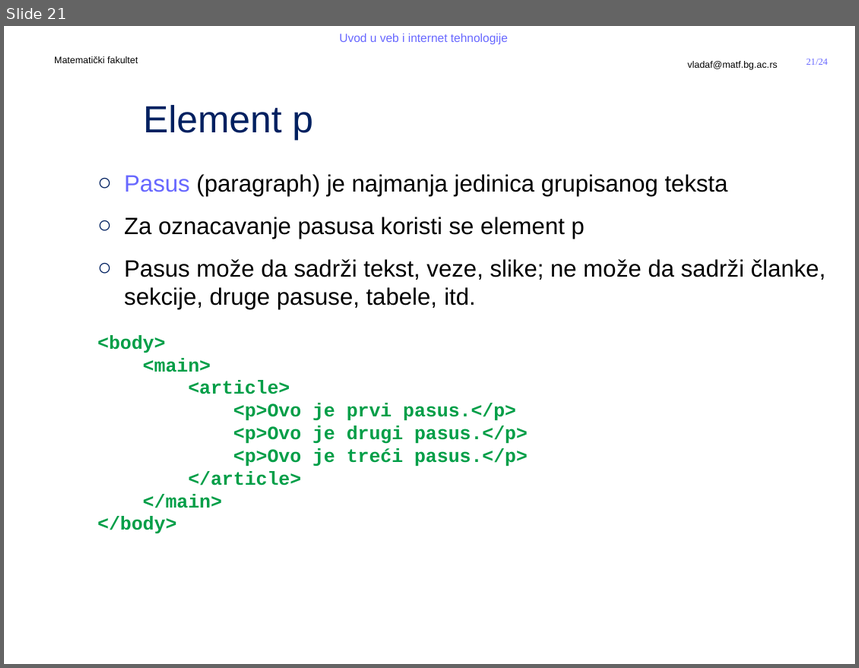
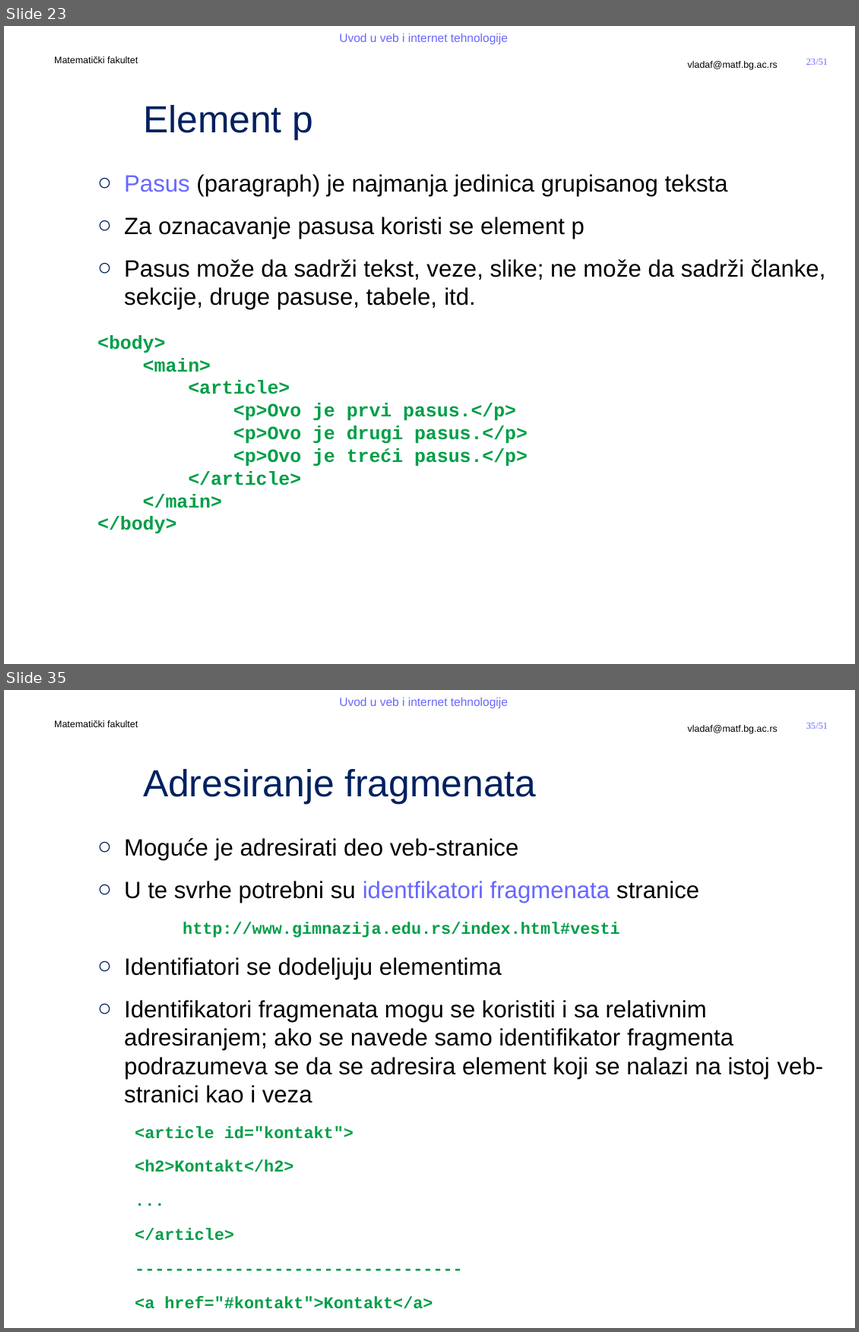
Before and after one commit to MatfUVIT/info, a slide deck: predavanja/prezentacije/UVIT03-01-HTML 5.pptx. Shown one above the other, each under a label of ours: slide 21 before the commit, slides 23 and 35 after it; the slides between them are not shown. The pictures are 859x668 and 859x1332 pixels, drawn with LibreOffice and Linux fonts; fonts in the diff are those of the drawing; background and template pictures are left out. Boxes give left, top, right and bottom in pixels: in the first picture for what was removed or moved away, otherwise in the second. Text is boxed around its words. In the diff, an @@ line names an element or a change of style, - is before the commit and + after.

```diff
--- a/predavanja/prezentacije/UVIT03-01-HTML 5.pptx
+++ b/predavanja/prezentacije/UVIT03-01-HTML 5.pptx
@@ slide 35 added at (4,690,855,1328), background #FFFFFF; not listed: 5 template elements that a slide beside it also shows @@
@@ title added at (143,769,537,804), 32 pt, text #002060 @@
+Adresiranje fragmenata
@@ text added at (124,838,824,1309), 20 pt, text #000000 @@
+  ○ Moguće je adresirati deo veb-stranice
+  ○ U te svrhe potrebni su identfikatori fragmenata stranice
+  http://www.gimnazija.edu.rs/index.html#vesti
+  ○ Identifiatori se dodeljuju elementima
+  ○ Identifikatori fragmenata mogu se koristiti i sa relativnim adresiranjem; ako se navede samo identifikator fragmenta podrazumeva se da se adresira element koji se nalazi na istoj veb-stranici kao i veza
+    <article id="kontakt">
+    <h2>Kontakt</h2>
+    ...
+    </article>
+    ---------------------------------
+    <a href="#kontakt">Kontakt</a>
@@ what was slide 21 is now slide 23 @@
@@ page number at (807,59,828,65): text changed @@
-21/24
+23/51
```
Also in this commit, not shown: 1 slide changed, 27 other slides added, 1 slide removed, 3 other files.
